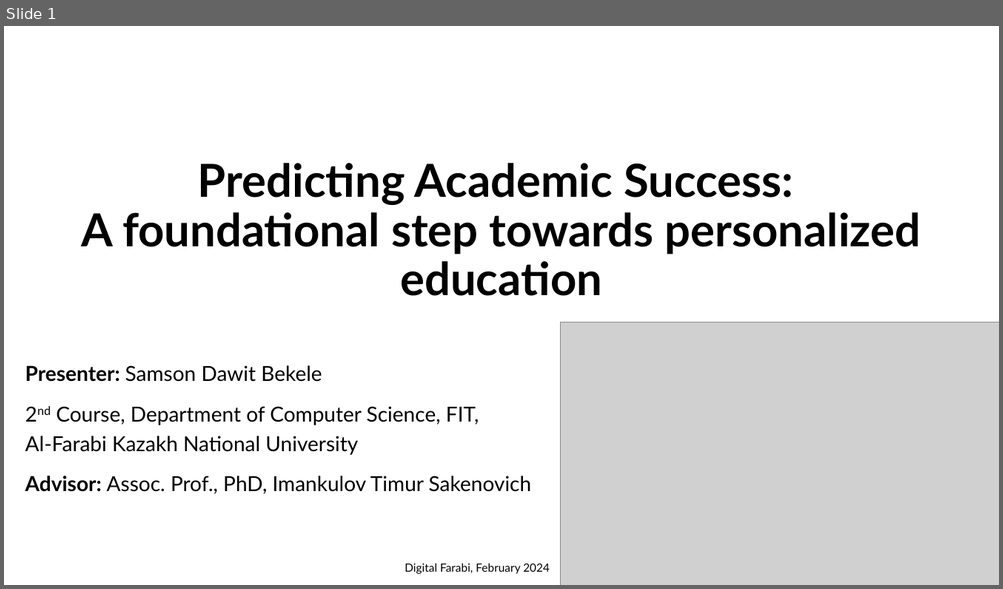
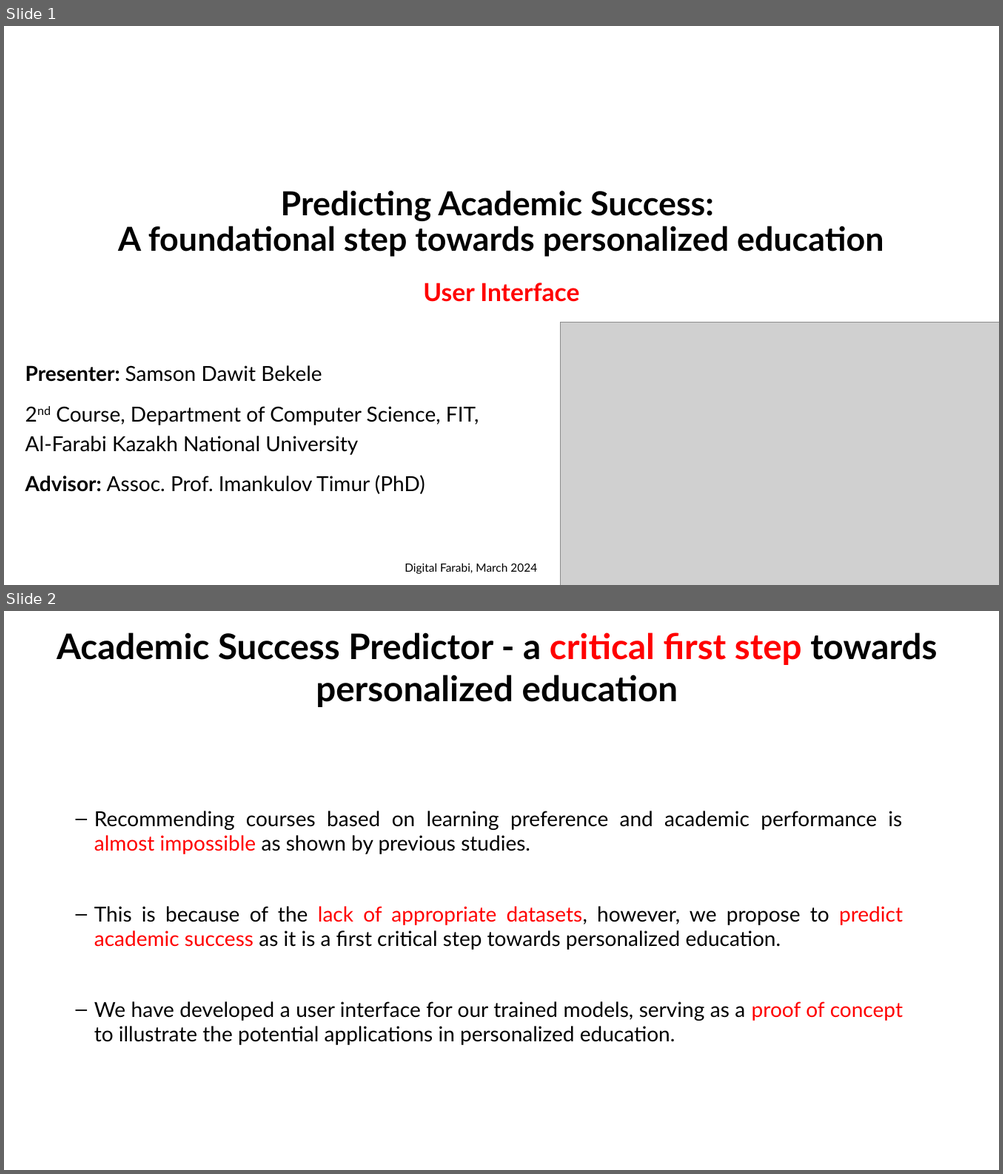
Before and after one commit to samsondawit/student-success, a slide deck: GUI/UI presentation.pptx. Shown one above the other, each under a label of ours: slide 1 before the commit, slides 1 and 2 after it. The pictures are 1003x589 and 1003x1174 pixels, drawn with LibreOffice and Linux fonts; fonts in the diff are those of the drawing; grey boxes stand for pictures. Boxes give left, top, right and bottom in pixels: in the first picture for what was removed or moved away, otherwise in the second. Text is boxed around its words. In the diff, an @@ line names an element or a change of style, - is before the commit and + after.

```diff
--- a/GUI/UI presentation.pptx
+++ b/GUI/UI presentation.pptx
@@ slide 2 added at (4,611,999,1170), background #FFFFFF @@
@@ title added at (57,632,936,707), 34 pt, text #000000, bold @@
+Academic Success Predictor - a critical first step towards personalized education
@@ text added at (94,811,902,1045), 20 pt, text #000000 @@
+– Recommending courses based on learning preference and academic performance is almost impossible as shown by previous studies.
+– This is because of the lack of appropriate datasets, however, we propose to predict academic success as it is a first critical step towards personalized education.
+– We have developed a user interface for our trained models, serving as a proof of concept to illustrate the potential applications in personalized education.
@@ slide 1 changed as well @@
@@ title "Predicting Academic Success: A foundational ...": place and size @@
-title "Predicting Academic Success: A foundational ..." at (81,163,921,296)
+title "Predicting Academic Success: A foundational ..." at (118,190,883,257)
@@ title "Predicting Academic Success: A foundational ..." at (118,190,883,257): size 44 to 32 pt @@
@@ text added at (423,283,579,302), 24 pt, text #FF0000, bold @@
+User Interface
@@ subtitle at (25,475,425,494): text changed @@
-Advisor: Assoc. Prof., PhD, Imankulov Timur Sakenovich
+Advisor: Assoc. Prof. Imankulov Timur (PhD)
@@ text at (404,563,537,574): text changed @@
-Digital Farabi, February 2024
+Digital Farabi, March 2024
```
Also in this commit, not shown: 2 other slides changed, 4 other slides added, 4 slides removed.
